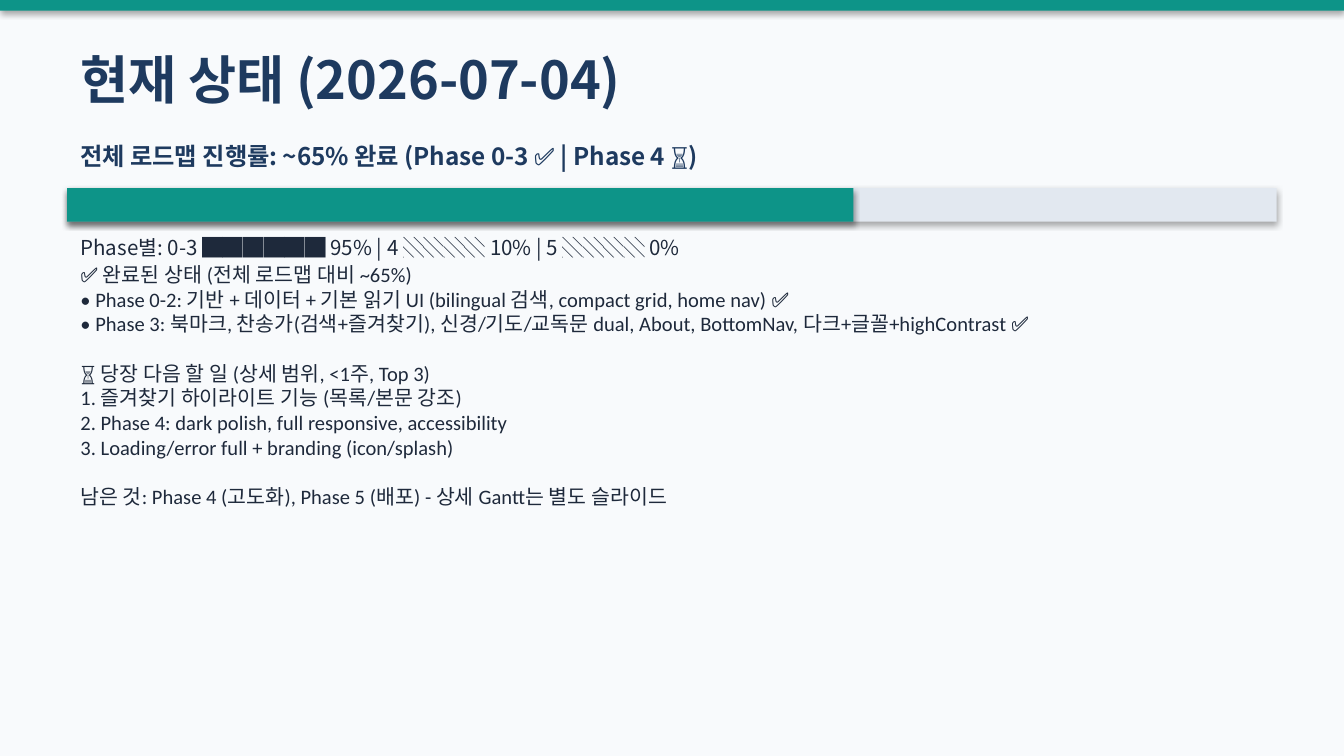
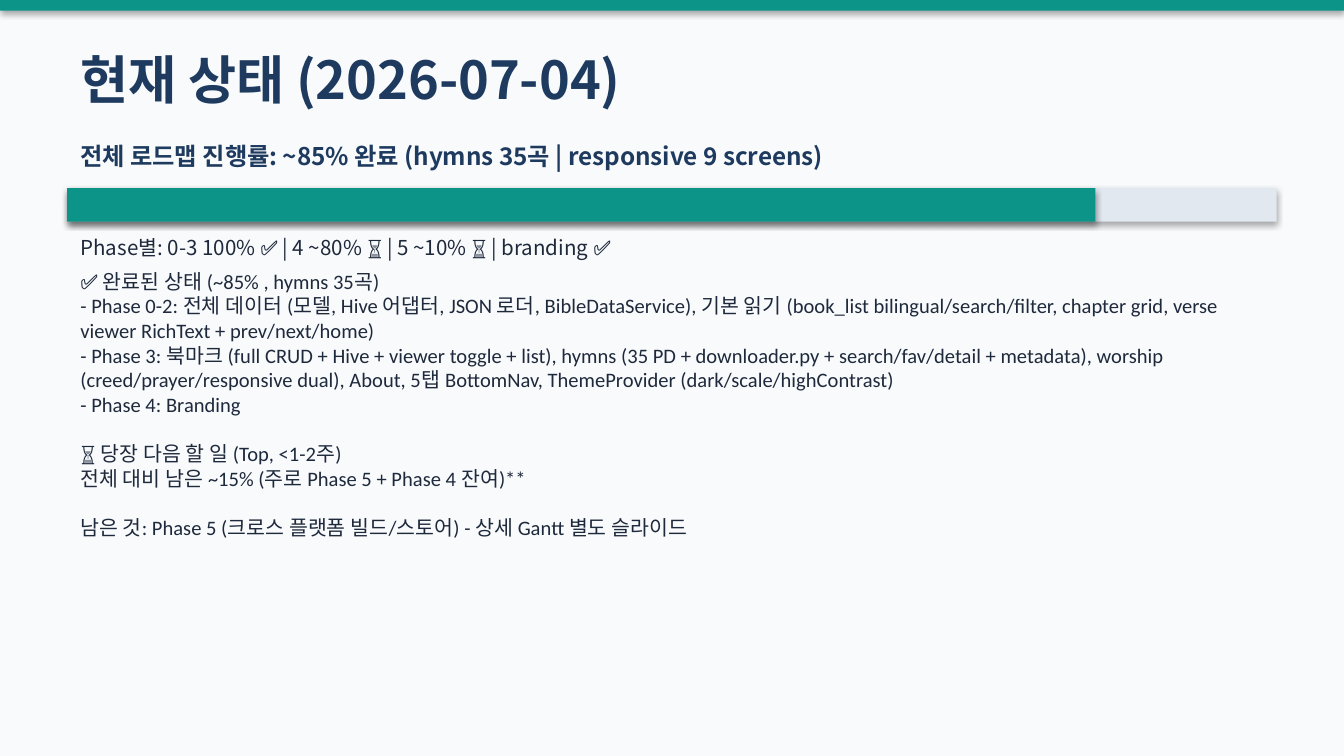
Before and after one commit to bcspl/korean-bible-app, a slide deck: slide 3 of docs/roadmap-pptx/Korean_Bible_App_Roadmap_및_작업제안_2026-07-04.pptx. Drawn at 1344x756 pixels with LibreOffice and Linux fonts; fonts in the diff are those of the drawing. Boxes give left, top, right and bottom in pixels: in the first picture for what was removed or moved away, otherwise in the second. Text is boxed around its words. In the diff, an @@ line names an element or a change of style, - is before the commit and + after.

```diff
--- a/docs/roadmap-pptx/Korean_Bible_App_Roadmap_및_작업제안_2026-07-04.pptx
+++ b/docs/roadmap-pptx/Korean_Bible_App_Roadmap_및_작업제안_2026-07-04.pptx
@@ text at box(80, 144, 823, 171): text changed @@
-전체 로드맵 진행률: ~65% 완료 (Phase 0-3 ✅ | Phase 4 ⏳)
+전체 로드맵 진행률: ~85% 완료 (hymns 35곡 | responsive 9 screens)
@@ rectangle: place and size @@
-rectangle at box(67, 188, 853, 222)
+rectangle at box(67, 188, 1095, 222)
@@ text at box(80, 238, 588, 260): text changed @@
-Phase별: 0-3 ██████ 95% | 4 ░░░░ 10% | 5 ░░░░ 0%
+Phase별: 0-3 100% ✅ | 4 ~80% ⏳ | 5 ~10% ⏳ | branding ✅
@@ text at box(80, 272, 1217, 538): text changed @@
-✅ 완료된 상태 (전체 로드맵 대비 ~65%)
-• Phase 0-2: 기반 + 데이터 + 기본 읽기 UI (bilingual 검색, compact grid, home nav) ✅
-• Phase 3: 북마크, 찬송가(검색+즐겨찾기), 신경/기도/교독문 dual, About, BottomNav, 다크+글꼴+highContrast ✅
-⏳ 당장 다음 할 일 (상세 범위, <1주, Top 3)
-1. 즐겨찾기 하이라이트 기능 (목록/본문 강조)
-2. Phase 4: dark polish, full responsive, accessibility
-3. Loading/error full + branding (icon/splash)
-남은 것: Phase 4 (고도화), Phase 5 (배포) - 상세 Gantt는 별도 슬라이드
+✅ 완료된 상태 (~85% , hymns 35곡)
+- Phase 0-2: 전체 데이터 (모델, Hive 어댑터, JSON 로더, BibleDataService), 기본 읽기 (book_list bilingual/search/filter, chapter grid, verse viewer RichText + prev/next/home)
+- Phase 3: 북마크 (full CRUD + Hive + viewer toggle + list), hymns (35 PD + downloader.py + search/fav/detail + metadata), worship (creed/prayer/responsive dual), About, 5탭 BottomNav, ThemeProvider (dark/scale/highContrast)
+- Phase 4: Branding
+⏳ 당장 다음 할 일 (Top, <1-2주)
+전체 대비 남은 ~15% (주로 Phase 5 + Phase 4 잔여)**
+남은 것: Phase 5 (크로스 플랫폼 빌드/스토어) - 상세 Gantt 별도 슬라이드
```
Also in this commit, not shown: 4 other slides changed, 1 other file.
